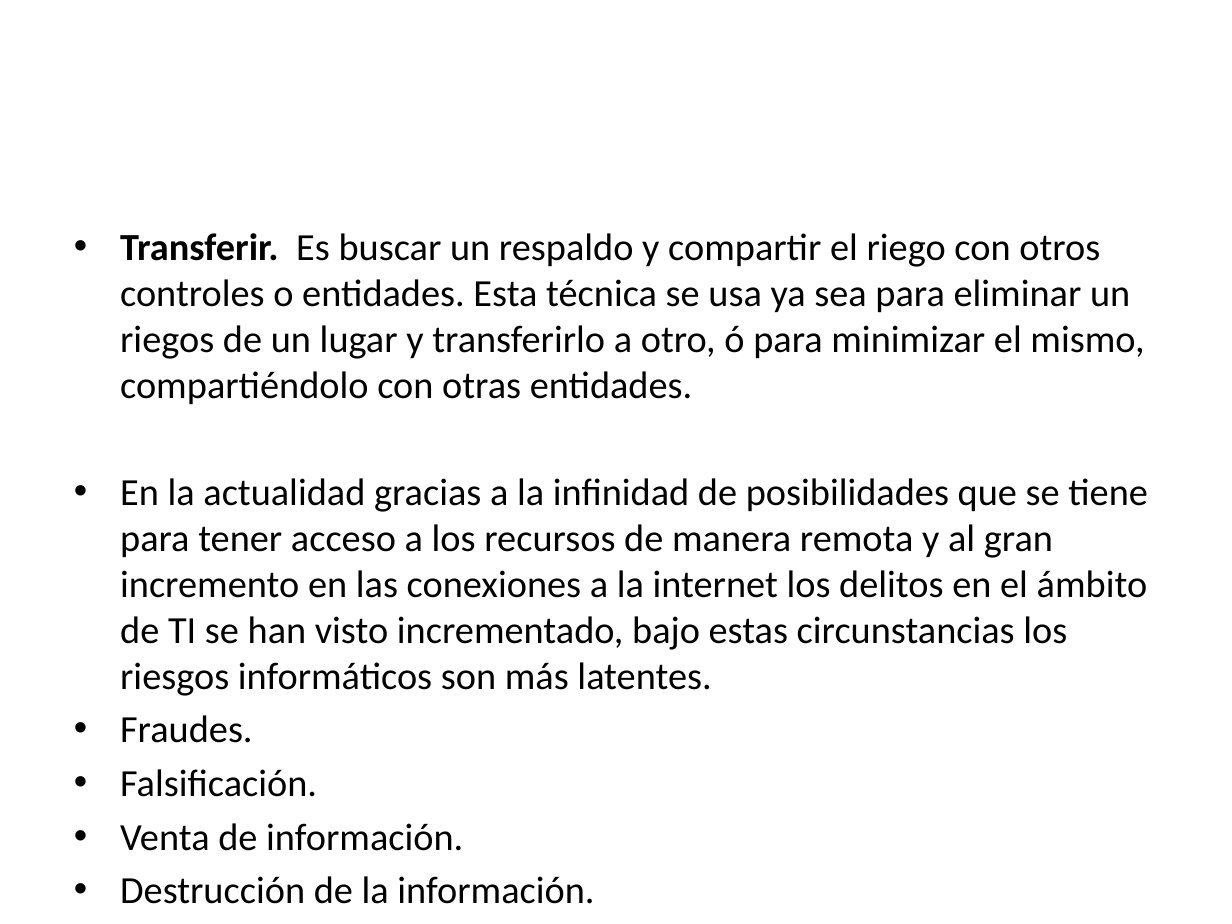
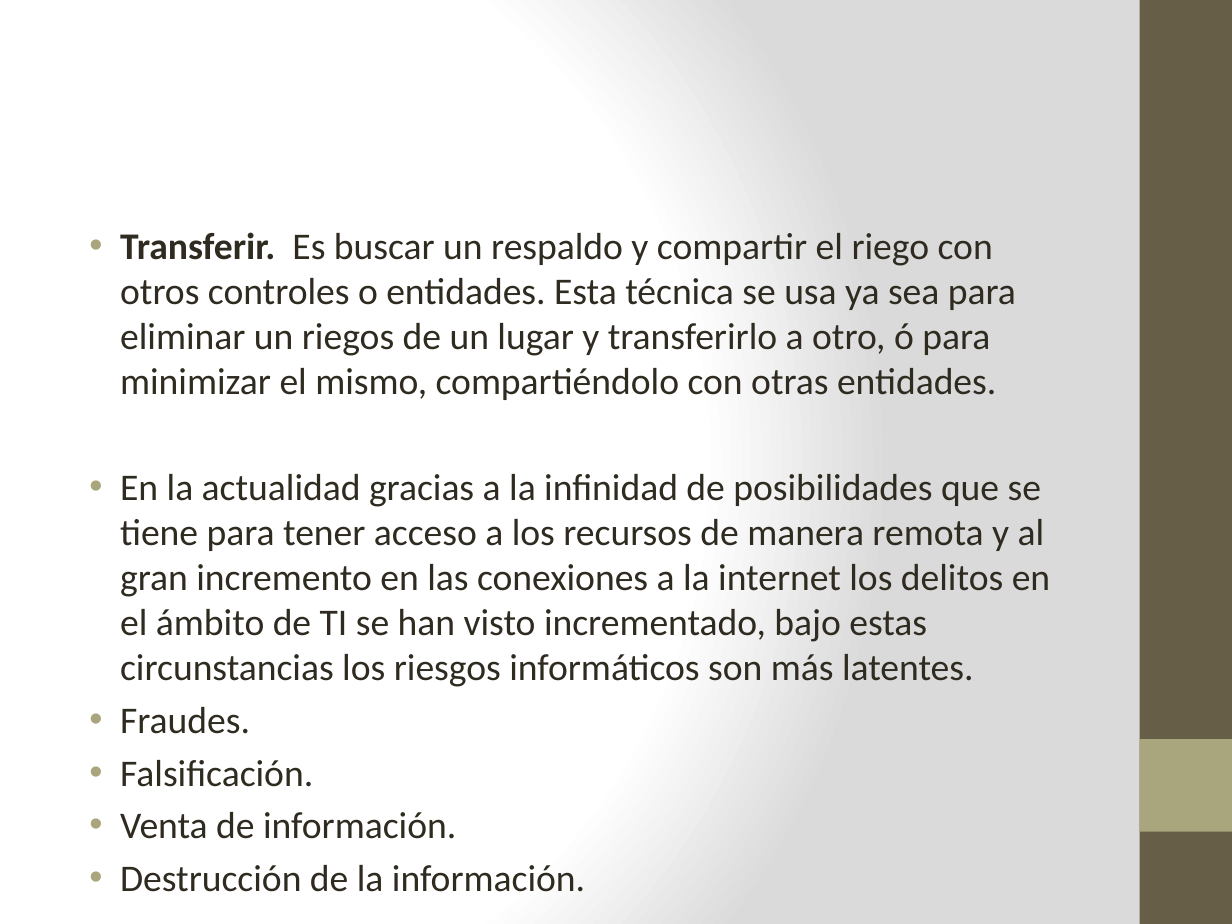
Before and after one commit to lc850/auditoria, a slide deck: slide 5 of 7 - Etapa de la justificación.pptx. Drawn at 1232x924 pixels with LibreOffice and Linux fonts; fonts in the diff are those of the drawing. Boxes give left, top, right and bottom in pixels: in the first picture for what was removed or moved away, otherwise in the second. Text is boxed around its words. In the diff, an @@ line names an element or a change of style, - is before the commit and + after.

Commit message:
otro commit

```diff
--- a/7 - Etapa de la justificación.pptx
+++ b/7 - Etapa de la justificación.pptx
@@ background #FFFFFF to gradient #FFFFFF to #DADADA @@
@@ rectangle added at (x1=1140, y1=0, x2=1232, y2=924), fill #675E47 @@
@@ text "Transferir. Es buscar un respaldo ..." at (x1=120, y1=232, x2=1050, y2=839): size 22.4 to 22 pt, text colour #000000 to #2F2B20; indent changed @@
@@ rectangle added at (x1=1140, y1=739, x2=1232, y2=832), fill #A9A57C @@
```
Also in this commit, not shown: 7 other slides changed, 2 other files.
